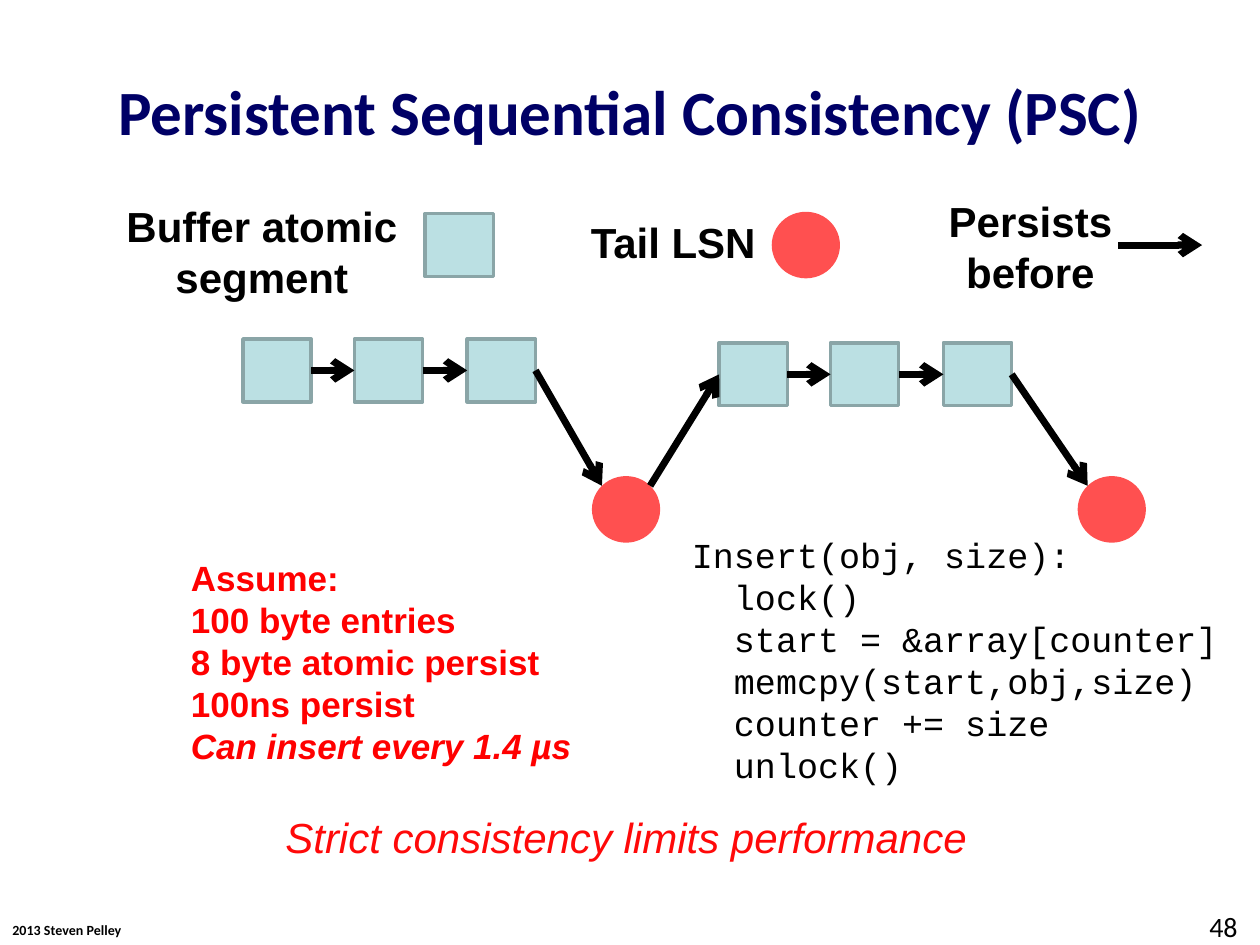
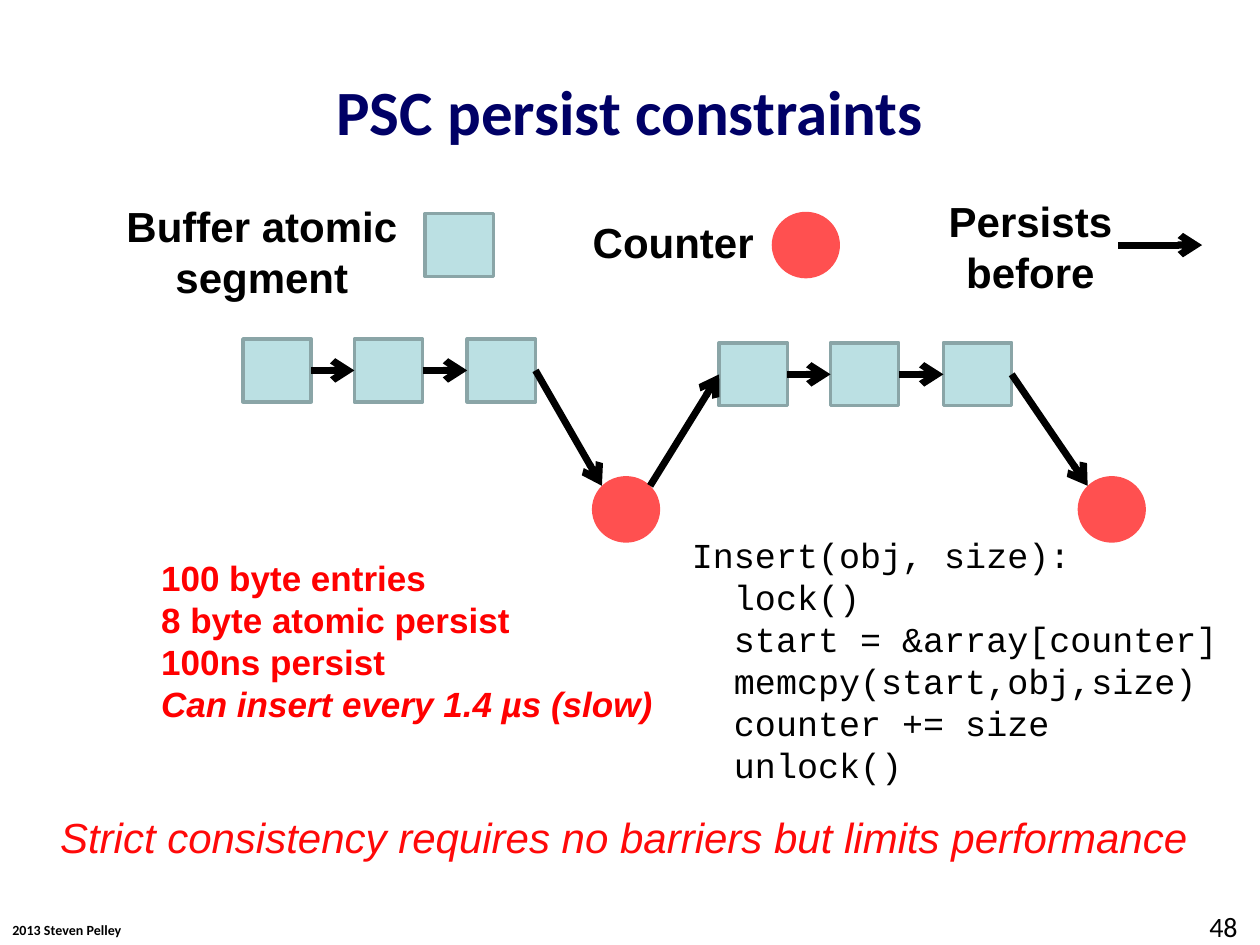
Before and after one commit to Abulila/dissertation, a slide deck: slide 48 of proposal/proposal.pptx. Drawn at 1260x945 pixels with LibreOffice and Linux fonts; fonts in the diff are those of the drawing; background and template pictures are left out. Boxes give left, top, right and bottom in pixels: in the first picture for what was removed or moved away, otherwise in the second. Text is boxed around its words. In the diff, an @@ line names an element or a change of style, - is before the commit and + after.

```diff
--- a/proposal/proposal.pptx
+++ b/proposal/proposal.pptx
@@ title at (337, 90, 922, 145): text changed @@
-Persistent Sequential Consistency (PSC)
+PSC persist constraints
@@ text at (593, 228, 754, 259): text changed @@
-Tail LSN
+Counter
@@ text "100 byte entries": place and size @@
-text "100 byte entries" at (191, 567, 571, 766)
+text "100 byte entries" at (161, 565, 652, 724)
@@ text at (191, 567, 339, 592): paragraph removed @@
-Assume:
@@ text at (161, 691, 652, 724): text changed @@
-Can insert every 1.4 µs
+Can insert every 1.4 µs (slow)
@@ text at (60, 822, 1187, 862): text changed @@
-Strict consistency limits performance
+Strict consistency requires no barriers but limits performance
```
Also in this commit, not shown: 24 other slides changed, 3 slides added, 2 slides removed.
